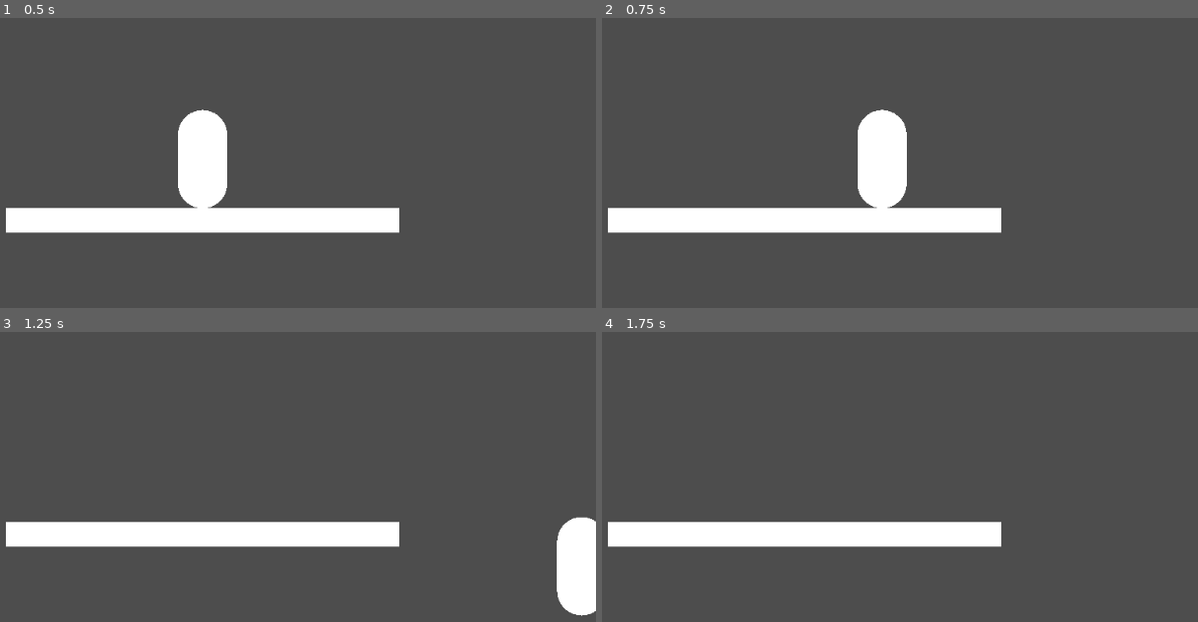
Above: before the commit, frames 1-4 (two rows, left to right).
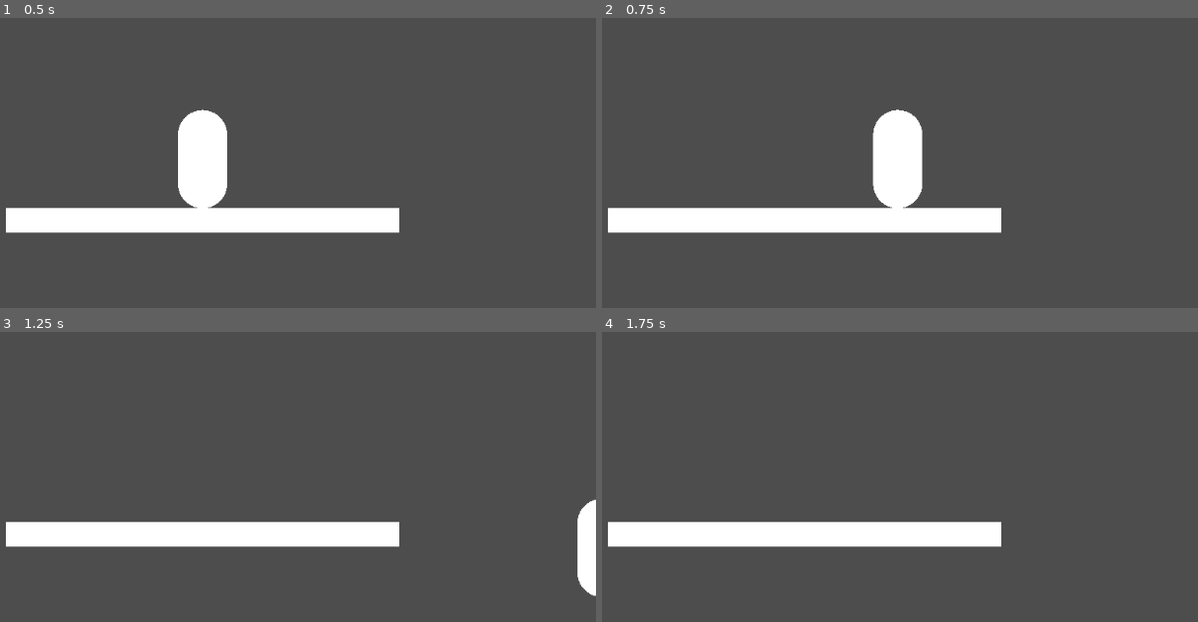
Above: after the commit, the same moments.

Repository: sushicastra/BBGame
Game: Godot game, scene res://scenes/main.tscn
Same seed, same stepped clock (60 frames per second), same inputs: the game is played once before the commit and once after it.
Inputs:
- Up to frame 1 (0.5 s): no input
- Up to frame 2 (0.75 s): tap Enter at 0.5 s; hold D (right) from 0.53 s (still down)
- Up to frame 3 (1.25 s): keep holding D (right); tap Space (jump) at 0.77 s
- Up to frame 4 (1.75 s): keep holding D (right); tap Space (jump) at 1.52 s

Frame 1 is identical in both runs. In frame 2, 1.8% of the frame differs, in the area x 42-54%, y 31-66%; in frame 3, 1.5%; in frame 4, nothing differs.

Commit message:
aaaa
aaaa

Diff:
--- a/platformer/scenes/player.tscn
+++ b/platformer/scenes/player.tscn
@@ -34,13 +34,14 @@
 [node name="RunModule" type="Node" parent="."]
 script = ExtResource("4_gdhfx")
 SPEED = 800.0
-ACCELERATION = 10.0
-DECELERATION = 20.0
+ACCELERATION = 15.0
+DECELERATION = 30.0
+AIR_ACCELERATION = 10.0
+AIR_DECELERATION = 5.0
 
 [node name="JumpModule" type="Node" parent="."]
 script = ExtResource("5_262f3")
-JUMP_FORCE = 1600.0
-JUMP_CUT_FACTOR = 0.4
+JUMP_FORCE = 1500.0
 
 [node name="GravityModule" type="Node" parent="."]
 script = ExtResource("5_t6ono")
--- a/platformer/scripts/player_modules/run_module.gd
+++ b/platformer/scripts/player_modules/run_module.gd
@@ -4,10 +4,14 @@
 @export var SPEED : float = 300
 @export var ACCELERATION : float = 20
 @export var DECELERATION : float = 50
+@export var AIR_ACCELERATION : float = 20
+@export var AIR_DECELERATION : float = 10
 
 func handle_run(body:CharacterBody2D, input:InputModule, delta:float):
 	var direction = input.get_direction()
 	var target_vel = direction * SPEED
 	var vel_diff = target_vel - body.velocity.x
 	var accel_rate = ACCELERATION if abs(direction) > 0 else DECELERATION
+	if not body.is_on_floor():
+		accel_rate = AIR_ACCELERATION if abs(direction) > 0 else AIR_DECELERATION
 	body.velocity.x += vel_diff * accel_rate * delta
--- /dev/null
+++ b/platformer/shaders/chromakey.gdshader
@@ -0,0 +1,14 @@
+shader_type spatial;
+
+void vertex() {
+	// Called for every vertex the material is visible on.
+}
+
+void fragment() {
+	// Called for every pixel the material is visible on.
+}
+
+//void light() {
+	// Called for every pixel for every light affecting the material.
+	// Uncomment to replace the default light processing function with this one.
+//}
